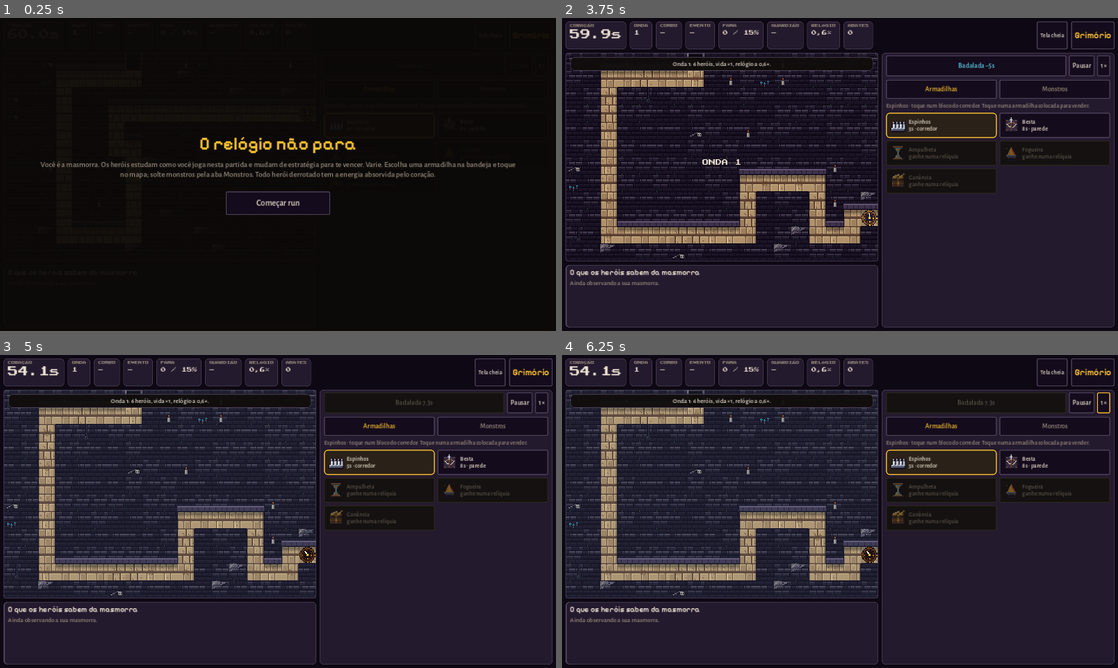
Above: before the commit, frames 1-4 (two rows, left to right).
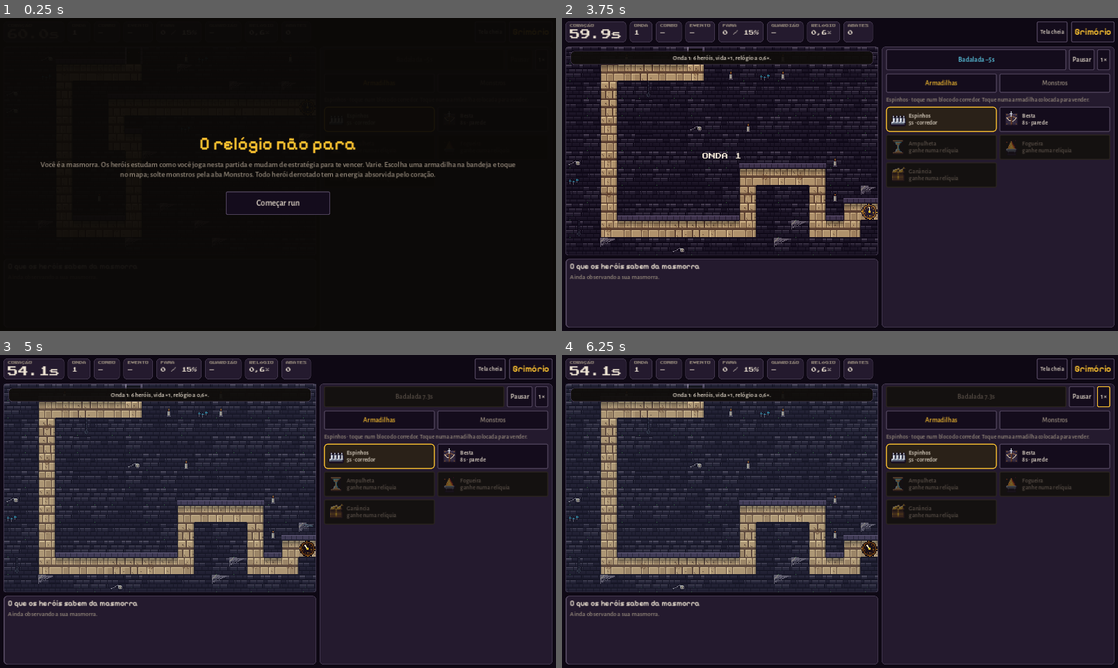
Above: after the commit, the same moments.

Repository: caiovf/battle-as-dungeon
Game: Godot game, scene res://main.tscn
The game is run twice, just before and just after one commit, with the same random seed, the same clock (stepped at 60 frames per second) and the same inputs.
Inputs:
- Up to frame 1 (0.25 s): no input
- Up to frame 2 (3.75 s): click "Tela cheia" at 0.5 s; click "Grimório" at 1.25 s; click "Armadilhas" at 2 s; click "Monstros" at 2.75 s; click "Começar run" at 3.5 s
- Up to frame 3 (5 s): click "Badalada −5s" at 4.25 s
- Up to frame 4 (6.25 s): click "Pausar" at 5 s; click "1×" at 5.75 s

The runs differ from the first frame. In frame 2, 20% of the frame differs, in the area x 0-100%, y 3-86%; in frame 3, 21%; in frame 4, 21%.

Commit message:
Celular: mapa maior, tela cheia e só paisagem
- Layout compacto no celular: interface em 960x540, mapa ocupa a altura toda, bandeja e painel de conhecimento na coluna da direita
- Tela cheia no navegador: entra no primeiro toque (Android) e trava em paisagem; no iPhone orienta a adicionar à tela inicial
- Aviso para deitar o celular quando estiver em pé
- manifest.json e ícones para abrir em tela cheia pela tela inicial

Co-Authored-By: Claude Opus 5.5 <noreply@anthropic.com>
Claude-Session: https://claude.ai/code/session_01HCuZeuc3Q8N2wmZ4TDpXUD

Diff:
--- a/scripts/main.gd
+++ b/scripts/main.gd
@@ -7,6 +7,7 @@
 const UI = preload("res://scripts/ui.gd")
 const ArenaScript = preload("res://scripts/arena.gd")
 const BoardScript = preload("res://scripts/board.gd")
+const Web = preload("res://scripts/web.gd")
 
 const T := 40
 const COLS := 18
@@ -132,6 +133,10 @@
 
 func _ready() -> void:
 	randomize()
+	Web.setup()
+	# celular: tela de jogo menor (960×540) para tudo ficar maior e legível
+	if Web.is_mobile() or "--mobile" in OS.get_cmdline_user_args():
+		get_window().content_scale_size = Vector2i(960, 540)
 	_setup_input()
 	_load_meta()
 	board = BoardScript.new()
--- a/scripts/ui.gd
+++ b/scripts/ui.gd
@@ -4,6 +4,7 @@
 
 const D = preload("res://scripts/data.gd")
 const Art = preload("res://scripts/art.gd")
+const Web = preload("res://scripts/web.gd")
 
 const C_BG := Color("#140c1c")
 const C_PANEL := Color("#241a2e")
@@ -30,7 +31,7 @@
 var know_sig := ""
 var duel_flow: HFlowContainer
 var duel_box: VBoxContainer
-var duel_sep: VSeparator
+var duel_sep: Separator
 var guard_btn: Button
 var gbtn_flash := 0.0
 var cls_modal: Control
@@ -59,6 +60,12 @@
 var pad: Control
 var fonts := {}
 var arena_mode := false
+var mobile := false        # celular: layout compacto, mapa grande e aviso para deitar o aparelho
+var rotate_box: Control
+var last_dock_h := 0.0
+var poll_t := 0.0
+var last_fs := false
+var fs_btn: Button
 
 
 func _font(n: String) -> Font:
@@ -144,6 +151,7 @@
 
 # ===== construção =====
 func build() -> void:
+	mobile = Web.is_mobile() or "--mobile" in OS.get_cmdline_user_args()
 	root = Control.new()
 	root.set_anchors_preset(Control.PRESET_FULL_RECT)
 	root.mouse_filter = Control.MOUSE_FILTER_IGNORE
@@ -186,7 +194,8 @@
 	guard_btn.add_theme_color_override("font_color", C_ICE)
 	guard_btn.visible = false
 	top.add_child(guard_btn)
-	top.add_child(_button("Tela cheia", toggle_fullscreen, 14))
+	fs_btn = _button("Tela cheia", toggle_fullscreen, 14)
+	top.add_child(fs_btn)
 	var gb = _button("Grimório", show_grim, 20)
 	gb.name = "GrimBtn"
 	if _font("PixelifySans-SemiBold.woff2"):
@@ -229,24 +238,26 @@
 	ks.border_width_left = 3
 	ks.border_color = C_LINE
 	know_panel.add_theme_stylebox_override("panel", ks)
-	var kh = HBoxContainer.new()
-	kh.add_theme_constant_override("separation", 12)
+	var kh = BoxContainer.new()
+	kh.vertical = mobile
+	kh.add_theme_constant_override("separation", 6 if mobile else 12)
+	know_panel.clip_contents = true
 	var kv = VBoxContainer.new()
 	kv.add_theme_constant_override("separation", 4)
 	kv.size_flags_horizontal = Control.SIZE_EXPAND_FILL
 	kv.size_flags_stretch_ratio = 1.25
-	kv.add_child(_label("O que os heróis sabem da masmorra", 17, C_FG, "PixelifySans-SemiBold.woff2"))
+	kv.add_child(_label("O que os heróis sabem da masmorra", 14 if mobile else 17, C_FG, "PixelifySans-SemiBold.woff2"))
 	know_flow = HFlowContainer.new()
 	know_flow.add_theme_constant_override("h_separation", 8)
 	know_flow.add_theme_constant_override("v_separation", 6)
 	kv.add_child(know_flow)
 	kh.add_child(kv)
-	duel_sep = VSeparator.new()
+	duel_sep = HSeparator.new() if mobile else VSeparator.new()
 	kh.add_child(duel_sep)
 	duel_box = VBoxContainer.new()
 	duel_box.add_theme_constant_override("separation", 4)
 	duel_box.size_flags_horizontal = Control.SIZE_EXPAND_FILL
-	duel_box.add_child(_label("O que os lendários sabem do guardião", 17, C_ICE, "PixelifySans-SemiBold.woff2"))
+	duel_box.add_child(_label("O que os lendários sabem do guardião", 14 if mobile else 17, C_ICE, "PixelifySans-SemiBold.woff2"))
 	duel_flow = HFlowContainer.new()
 	duel_flow.add_theme_constant_override("h_separation", 8)
 	duel_flow.add_theme_constant_override("v_separation", 6)
@@ -300,6 +311,7 @@
 	_build_overlay()
 	_build_grim()
 	_build_classes()
+	_build_rotate()
 	get_viewport().size_changed.connect(layout)
 	set_tab("traps")
 
@@ -456,7 +468,39 @@
 
 
 func modal_open() -> bool:
-	return grim.visible or cls_modal.visible
+	return grim.visible or cls_modal.visible or rotate_box.visible
+
+
+## Aviso para deitar o celular (o jogo é só paisagem).
+func _build_rotate() -> void:
+	rotate_box = Control.new()
+	rotate_box.set_anchors_preset(Control.PRESET_FULL_RECT)
+	rotate_box.mouse_filter = Control.MOUSE_FILTER_STOP
+	var bg = ColorRect.new()
+	bg.color = Color("#0e0814")
+	bg.set_anchors_preset(Control.PRESET_FULL_RECT)
+	rotate_box.add_child(bg)
+	var cc = CenterContainer.new()
+	cc.set_anchors_preset(Control.PRESET_FULL_RECT)
+	rotate_box.add_child(cc)
+	var v = VBoxContainer.new()
+	v.add_theme_constant_override("separation", 18)
+	v.alignment = BoxContainer.ALIGNMENT_CENTER
+	cc.add_child(v)
+	var ic = TextureRect.new()
+	ic.texture = Art.icon("tiles/heart", 6)
+	ic.stretch_mode = TextureRect.STRETCH_KEEP_CENTERED
+	v.add_child(ic)
+	var t = _label("Deite o celular", 44, C_BRASS, "PixelifySans-SemiBold.woff2")
+	t.horizontal_alignment = HORIZONTAL_ALIGNMENT_CENTER
+	v.add_child(t)
+	var d = _label("A Masmorra Relógio é jogada na horizontal.", 22, C_MUTE)
+	d.horizontal_alignment = HORIZONTAL_ALIGNMENT_CENTER
+	d.autowrap_mode = TextServer.AUTOWRAP_WORD_SMART
+	d.custom_minimum_size.x = 260
+	v.add_child(d)
+	rotate_box.visible = false
+	root.add_child(rotate_box)
 
 
 # ===== classes do guardião (estilo Grand Chase) =====
@@ -724,6 +768,8 @@
 	tab_traps.add_theme_color_override("font_color", C_BRASS if t == "traps" else C_MUTE)
 	tab_mon.add_theme_color_override("font_color", C_BRASS if t == "mon" else C_MUTE)
 	_sel_text()
+	if mobile and root:
+		layout.call_deferred()
 
 
 func _sel_text() -> void:
@@ -811,6 +857,10 @@
 
 
 # ===== painel do que os heróis sabem =====
+	if mobile and root:
+		layout.call_deferred()
+
+
 func render_know() -> void:
 	if not game:
 		return
@@ -895,6 +945,18 @@
 
 
 func _process(delta: float) -> void:
+	if mobile and root:
+		# a altura da bandeja só se acerta depois que os textos quebram linha; e a tela cheia muda sem aviso
+		poll_t -= delta
+		var relayout = not arena_mode and absf(dock.get_combined_minimum_size().y - last_dock_h) > 1.0
+		if poll_t <= 0:
+			poll_t = 0.5
+			var fs = Web.is_fullscreen()
+			if fs != last_fs:
+				last_fs = fs
+				relayout = true
+		if relayout:
+			layout()
 	if gbtn_flash > 0:
 		gbtn_flash -= delta
 		guard_btn.modulate = Color(1, 1, 1).lerp(Color(1.6, 1.4, 0.6), 0.5 + 0.5 * sin(gbtn_flash * 8.0)) if gbtn_flash > 0 else Color.WHITE
@@ -939,6 +1001,14 @@
 	bell_btn.disabled = game.phase != "wave" or game.bell_cd > 0
 	bell_btn.text = ("Badalada %.1fs" % game.bell_cd) if game.bell_cd > 0 else "Badalada −%ds" % game.bell_cost()
 	speed_btn.text = "%d×" % game.speed
+	if mobile:
+		var ev_v: bool = on
+		var co_v: bool = game.combo >= 2
+		var gv_v: bool = game.guardian != ""
+		if chips.event.panel.visible != ev_v or chips.combo.panel.visible != co_v or chips.evo.panel.visible != gv_v:
+			chips.event.panel.visible = ev_v
+			chips.combo.panel.visible = co_v
+			chips.evo.panel.visible = gv_v
 
 
 func toggle_pause() -> void:
@@ -948,6 +1018,16 @@
 
 
 func toggle_fullscreen() -> void:
+	if Web.on():
+		if Web.is_fullscreen():
+			Web.leave_fullscreen()
+		elif Web.can_fullscreen():
+			Web.request_fullscreen()
+		elif Web.is_ios():
+			hint("No iPhone o Safari não deixa sites em tela cheia. Toque em Compartilhar e depois em Adicionar à Tela de Início: aberto pelo ícone, o jogo ocupa a tela toda.", false, 9.0)
+		else:
+			hint("Este navegador não permite tela cheia. Tente pelo Chrome.", false, 5.0)
+		return
 	var m = DisplayServer.window_get_mode()
 	if m == DisplayServer.WINDOW_MODE_FULLSCREEN or m == DisplayServer.WINDOW_MODE_EXCLUSIVE_FULLSCREEN:
 		DisplayServer.window_set_mode(DisplayServer.WINDOW_MODE_WINDOWED)
@@ -1038,22 +1118,33 @@
 		return
 	var vs = root.get_viewport_rect().size
 	var m = 8.0
-	top.position = Vector2(m, m)
-	top.size = Vector2(vs.x - 2 * m, 64)
-	# chips extras somem em telas estreitas
-	chips.rate.panel.visible = vs.x >= 1150
-	chips.kills.panel.visible = vs.x >= 1250
-	chips.evo.panel.visible = vs.x >= 1050
-	var y0 = 80.0
+	# margens seguras (notch do iPhone deitado)
+	var ins = Web.safe_insets(vs.x) if mobile else [0.0, 0.0, 0.0]
+	var ml: float = maxf(m, ins[0])
+	var mr: float = maxf(m, ins[1])
+	rotate_box.visible = mobile and vs.x < vs.y
+	if fs_btn:
+		fs_btn.visible = not (mobile and last_fs)
+	top.position = Vector2(ml, m)
+	# chips extras somem em telas estreitas (no celular fica só o essencial)
+	chips.rate.panel.visible = vs.x >= 1150 and not mobile
+	chips.kills.panel.visible = vs.x >= 1250 and not mobile
+	chips.event.panel.visible = not mobile or game.ev.id != ""
+	chips.combo.panel.visible = not mobile or game.combo >= 2
+	chips.evo.panel.visible = vs.x >= 1050 or (mobile and game.guardian != "")
+	top.size = Vector2(vs.x - ml - mr, 0)
+	top.reset_size()
+	top.size.x = vs.x - ml - mr
+	var y0 = top.position.y + maxf(top.size.y, 50.0) + m
 	var board: Node2D = board_holder.get_child(0) if board_holder.get_child_count() > 0 else null
 	var frame: Panel = root.get_node("Frame")
 	if arena_mode:
 		# arena ocupa a tela toda; os controles ficam por cima, semitransparentes
-		var s = minf((vs.x - 2 * m) / 720.0, (vs.y - y0 - m) / 480.0)
+		var s = minf((vs.x - ml - mr) / 720.0, (vs.y - y0 - m) / 480.0)
 		s = _snap(s)
 		var bw = 720.0 * s
 		var bh = 480.0 * s
-		var bx = (vs.x - bw) / 2.0
+		var bx = ml + (vs.x - ml - mr - bw) / 2.0
 		board_holder.position = Vector2(bx, y0)
 		if board:
 			board.scale = Vector2(s, s)
@@ -1066,6 +1157,31 @@
 		pad.setup()
 		know_panel.visible = false
 		dock.visible = false
+	elif mobile:
+		# celular: o mapa usa a altura toda; bandeja e "o que sabem" dividem a coluna da direita
+		pad.visible = false
+		know_panel.visible = true
+		dock.visible = true
+		var s = minf((vs.y - y0 - m) / 480.0, (vs.x - ml - mr - 320 - m) / 720.0)
+		s = _snap(s)
+		var bw = 720.0 * s
+		var bh = 480.0 * s
+		board_holder.position = Vector2(ml, y0)
+		if board:
+			board.scale = Vector2(s, s)
+		frame.position = board_holder.position
+		frame.size = Vector2(bw, bh)
+		board_holder.size = Vector2(bw, bh)
+		var cx = ml + bw + m
+		var cw = vs.x - cx - mr
+		dock.position = Vector2(cx, y0)
+		dock.size.x = cw
+		var dh: float = dock.get_combined_minimum_size().y
+		dock.size = Vector2(cw, dh)
+		last_dock_h = dh
+		know_panel.position = Vector2(cx, y0 + dh + m)
+		know_panel.size = Vector2(cw, maxf(60.0, vs.y - (y0 + dh + m) - m))
+		know_panel.visible = vs.y - (y0 + dh + m) - m > 50
 	else:
 		pad.visible = false
 		know_panel.visible = true
--- /dev/null
+++ b/scripts/web.gd
@@ -0,0 +1,101 @@
+extends RefCounted
+## Ajustes para o navegador no celular: tela cheia, trava em paisagem e áreas seguras (notch).
+## Fora do navegador tudo aqui é ignorado.
+
+const JS_SETUP := """
+(function(){
+  if (window.__mr) return;
+  var st = {wantFs: false, auto: true};
+  window.__mr = st;
+  var d = document, el = d.documentElement;
+  function fsOn(){ return !!(d.fullscreenElement || d.webkitFullscreenElement); }
+  function canFs(){ return !!(d.fullscreenEnabled || d.webkitFullscreenEnabled); }
+  function lock(){ try { if (screen.orientation && screen.orientation.lock) screen.orientation.lock('landscape').catch(function(){}); } catch(e){} }
+  function enter(){
+    if (fsOn() || !canFs()) { lock(); return; }
+    var p = el.requestFullscreen ? el.requestFullscreen({navigationUI: 'hide'}) : (el.webkitRequestFullscreen ? el.webkitRequestFullscreen() : null);
+    if (p && p.then) p.then(lock).catch(function(){}); else lock();
+  }
+  function exit(){
+    if (d.exitFullscreen) d.exitFullscreen().catch(function(){}); else if (d.webkitExitFullscreen) d.webkitExitFullscreen();
+  }
+  // o navegador só aceita tela cheia dentro de um toque: o pedido feito pelo jogo é cumprido no próximo toque
+  function onTouch(){
+    if (st.wantFs === 'off') { st.wantFs = false; exit(); return; }
+    if (st.wantFs || (st.auto && isMobile())) { st.wantFs = false; st.auto = false; enter(); }
+  }
+  function isMobile(){ return /Android|iPhone|iPad|iPod|Mobile/i.test(navigator.userAgent) || (navigator.maxTouchPoints > 1 && /Macintosh/.test(navigator.userAgent)); }
+  d.addEventListener('touchend', onTouch, true);
+  d.addEventListener('pointerup', onTouch, true);
+  d.addEventListener('click', onTouch, true);
+  st.request = function(){ st.wantFs = true; enter(); };
+  st.leave = function(){ st.wantFs = 'off'; exit(); };
+  st.fsOn = fsOn;
+  st.canFs = canFs;
+  st.isMobile = isMobile;
+  st.isIOS = function(){ return /iPhone|iPad|iPod/i.test(navigator.userAgent) || (navigator.maxTouchPoints > 1 && /Macintosh/.test(navigator.userAgent)); };
+  st.standalone = function(){ return !!(window.navigator.standalone || (window.matchMedia && matchMedia('(display-mode: fullscreen), (display-mode: standalone)').matches)); };
+  // áreas seguras (notch do iPhone deitado)
+  var probe = d.createElement('div');
+  probe.style.cssText = 'position:fixed;left:0;top:0;width:0;height:0;visibility:hidden;padding-left:env(safe-area-inset-left);padding-right:env(safe-area-inset-right);padding-bottom:env(safe-area-inset-bottom)';
+  d.body.appendChild(probe);
+  st.safe = function(){
+    var cs = getComputedStyle(probe);
+    return [parseFloat(cs.paddingLeft) || 0, parseFloat(cs.paddingRight) || 0, parseFloat(cs.paddingBottom) || 0, window.innerWidth || 1];
+  };
+})();
+"""
+
+
+static func on() -> bool:
+	return OS.has_feature("web")
+
+
+static func setup() -> void:
+	if on():
+		JavaScriptBridge.eval(JS_SETUP, true)
+
+
+static func _q(expr: String, def = null):
+	if not on():
+		return def
+	var v = JavaScriptBridge.eval("(function(){try{return %s}catch(e){return null}})()" % expr, true)
+	return def if v == null else v
+
+
+static func is_mobile() -> bool:
+	if on():
+		return bool(_q("window.__mr && window.__mr.isMobile()", false))
+	return OS.has_feature("mobile")
+
+
+static func is_ios() -> bool:
+	return bool(_q("window.__mr && window.__mr.isIOS()", false))
+
+
+static func can_fullscreen() -> bool:
+	return bool(_q("window.__mr && window.__mr.canFs()", false))
+
+
+static func is_fullscreen() -> bool:
+	return bool(_q("window.__mr && (window.__mr.fsOn() || window.__mr.standalone())", false))
+
+
+static func request_fullscreen() -> void:
+	_q("window.__mr && window.__mr.request()")
+
+
+static func leave_fullscreen() -> void:
+	_q("window.__mr && window.__mr.leave()")
+
+
+## Margens seguras em pixels da tela do jogo: [esquerda, direita, baixo].
+static func safe_insets(view_w: float) -> Array:
+	var v = _q("window.__mr ? window.__mr.safe().join(',') : ''", "")
+	if str(v) == "":
+		return [0.0, 0.0, 0.0]
+	var p = str(v).split(",")
+	if p.size() < 4:
+		return [0.0, 0.0, 0.0]
+	var k = view_w / maxf(1.0, float(p[3]))
+	return [float(p[0]) * k, float(p[1]) * k, float(p[2]) * k]
--- /dev/null
+++ b/tests/mob_shots.gd
@@ -0,0 +1,34 @@
+extends SceneTree
+var main
+var frame := 0
+func _initialize() -> void:
+	main = load("res://main.tscn").instantiate()
+	root.add_child(main)
+func snap(n):
+	root.get_texture().get_image().save_png("/tmp/shots/%s.png" % n)
+func _process(_d: float) -> bool:
+	frame += 1
+	match frame:
+		10:
+			main.begin()
+			main.clock = 300
+		40:
+			main.kl["espinhos"] = 2
+			main.guardian = "lich"
+			main.duel["perto"] = 2
+			main.ui.render_know()
+			main.ui.layout()
+		80: snap("m1_mapa")
+		82: main.ui.set_tab("mon")
+		90: snap("m2_monstros")
+		92:
+			var h = main.Hero.new()
+			h.type = "kael"
+			h.hp = 100
+			h.max = 100
+			main.arena.start(h)
+		150: snap("m3_arena")
+		152: pass
+		170: snap("m4_retrato")
+		172: return true
+	return false
Not shown, changed: export_presets.cfg
Binary file added: web/icon-180.png
Binary file added: web/icon-192.png
Binary file added: web/icon-512.png
Not shown, added: web/manifest.json
Not shown, changed: README.md
Not shown, changed: web/index.html
Not shown, changed: web/index.pck
